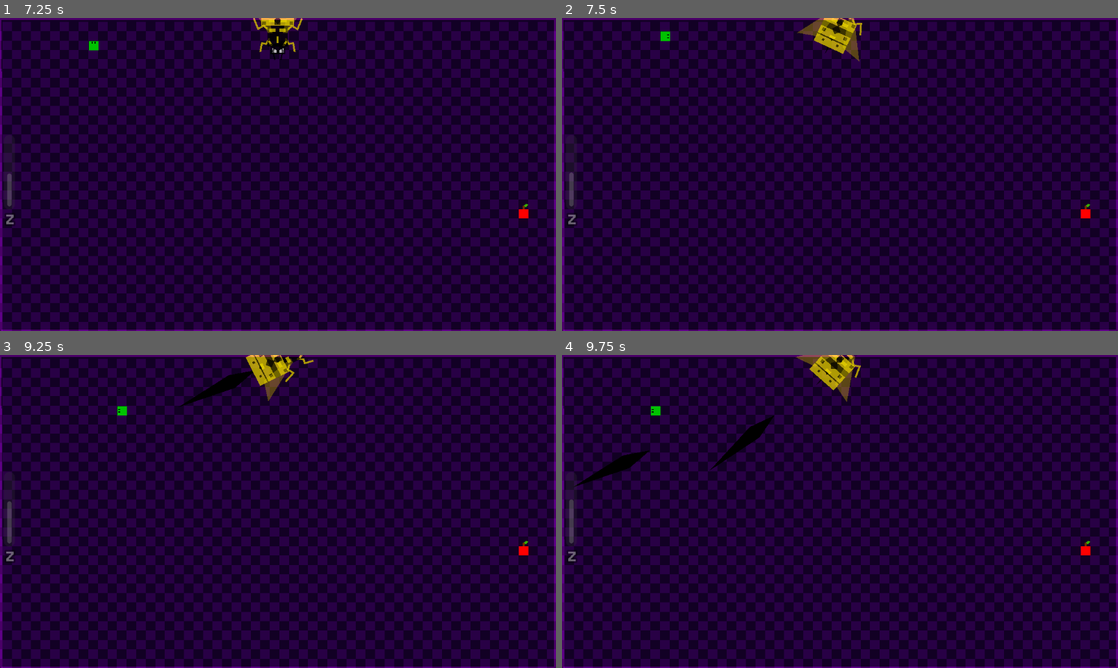
Above: before the commit, frames 1-4 (two rows, left to right).
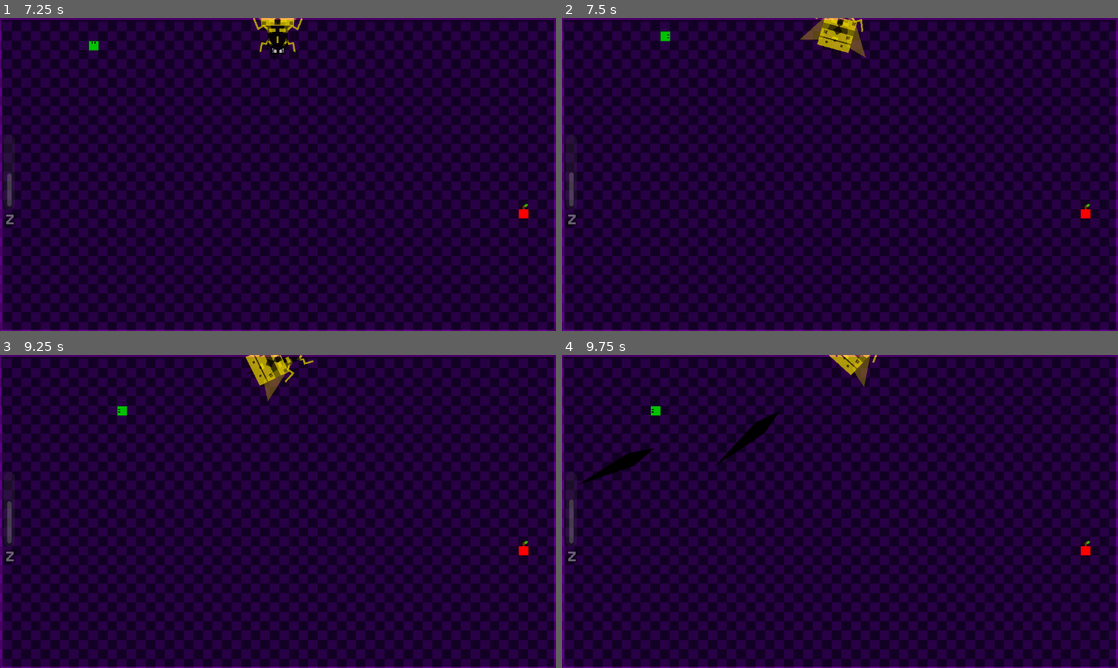
Above: after the commit, the same moments.

Repository: Kosm0-o/snakegame
Game: Godot game, scene res://scenes/testmap.tscn
Two runs of this game, one before a commit and one after it. Both use one fixed random seed, a clock stepped at 60 frames per second and the inputs below. This scene is started directly instead of the project's main scene. Sound files missing from this copy of the repository are replaced by a short silence.
Inputs (mouse positions are in pixels of both pictures, inside the frame that each line leads up to):
- Up to frame 1 (7.25 s): tap Enter at 0.5 s; move the mouse to (400, 158) at 0.52 s; hold D (right) 0.53-1.28 s; hold Z (ability1) 0.53-1.28 s; click (400, 158) at 0.67 s; move the mouse to (166, 190) at 1.27 s; hold S (down) 1.28-2.03 s; tap X (ability2) at 1.35, 4.35 s; move the mouse to (333, 105) at 2.02 s; hold D (right) 2.03-2.78 s; tap Alt at 2.1, 5.1 s; move the mouse to (250, 237) at 2.77 s; hold W (up) 2.78-3.53 s; tap Shift at 2.85, 5.85 s; click (250, 237) at 2.92 s; move the mouse to (444, 221) at 3.52 s; hold Z (ability1) 3.53-4.28 s; hold A (left) 3.53-5.03 s; move the mouse to (111, 127) at 4.27 s; move the mouse to (305, 174) at 5.02 s; hold S (down) 5.03-5.78 s; click (305, 174) at 5.17 s; tap Space at 5.75 s; move the mouse to (194, 96) at 5.77 s; hold D (right) 5.78-6.53 s; move the mouse to (400, 158) at 6.52 s; hold W (up) from 6.53 s (still down); hold Z (ability1) from 6.53 s (still down)
- Up to frame 2 (7.5 s): move the mouse to (728, 190) at 7.27 s; release W (up) at 7.28 s; release Z (ability1) at 7.28 s; hold D (right) from 7.28 s (still down); tap X (ability2) at 7.35 s; click (728, 190) at 7.42 s
- Up to frame 3 (9.25 s): move the mouse to (333, 442) at 8.02 s; release D (right) at 8.03 s; hold S (down) 8.03-8.78 s; tap Alt at 8.1 s; move the mouse to (250, 574) at 8.77 s; hold A (left) from 8.78 s (still down); tap Shift at 8.85 s
- Up to frame 4 (9.75 s): move the mouse to (1006, 558) at 9.52 s; release A (left) at 9.53 s; hold W (up) from 9.53 s (still down); hold Z (ability1) from 9.53 s (still down); click (1006, 558) at 9.67 s

Frame 1 is identical in both runs. In frame 2, 0.5% of the frame differs, in the area x 42-55%, y 0-14%; in frame 3, 0.4%; in frame 4, 1.1%, in the area x 2-57%, y 0-43%.

Commit message:
new attack for wasp
tryna fix a crash in the godot cache (heh that rhymes)

Diff:
--- a/scenes/attacks/dashtelegraph.tscn
+++ b/scenes/attacks/dashtelegraph.tscn
@@ -2,6 +2,21 @@
 
 [sub_resource type="CanvasItemMaterial" id="CanvasItemMaterial_x7ewp"]
 blend_mode = 1
+
+[sub_resource type="Animation" id="Animation_tdduq"]
+length = 0.001
+tracks/0/type = "value"
+tracks/0/imported = false
+tracks/0/enabled = true
+tracks/0/path = NodePath("shape:modulate")
+tracks/0/interp = 1
+tracks/0/loop_wrap = true
+tracks/0/keys = {
+"times": PackedFloat32Array(0),
+"transitions": PackedFloat32Array(1),
+"update": 0,
+"values": [Color(1, 1, 1, 0)]
+}
 
 [sub_resource type="Animation" id="Animation_v5oc1"]
 resource_name = "flash"
@@ -17,21 +32,6 @@
 "transitions": PackedFloat32Array(1, 1, 1, 1, 1, 1, 1, 1),
 "update": 0,
 "values": [Color(1, 1, 1, 0), Color(1, 1, 1, 0), Color(1, 1, 1, 1), Color(1, 1, 1, 0), Color(1, 1, 1, 1), Color(1, 1, 1, 0), Color(1, 1, 1, 1), Color(1, 1, 1, 0)]
-}
-
-[sub_resource type="Animation" id="Animation_tdduq"]
-length = 0.001
-tracks/0/type = "value"
-tracks/0/imported = false
-tracks/0/enabled = true
-tracks/0/path = NodePath("shape:modulate")
-tracks/0/interp = 1
-tracks/0/loop_wrap = true
-tracks/0/keys = {
-"times": PackedFloat32Array(0),
-"transitions": PackedFloat32Array(1),
-"update": 0,
-"values": [Color(1, 1, 1, 0)]
 }
 
 [sub_resource type="AnimationLibrary" id="AnimationLibrary_d830i"]
--- /dev/null
+++ b/scenes/attacks/stingerslamtelegraph.tscn
@@ -0,0 +1,149 @@
+[gd_scene load_steps=5 format=3 uid="uid://ce1k3ijcjoe2i"]
+
+[sub_resource type="Animation" id="Animation_jbfop"]
+length = 0.001
+tracks/0/type = "value"
+tracks/0/imported = false
+tracks/0/enabled = true
+tracks/0/path = NodePath("ColorRect:scale")
+tracks/0/interp = 1
+tracks/0/loop_wrap = true
+tracks/0/keys = {
+"times": PackedFloat32Array(0),
+"transitions": PackedFloat32Array(1),
+"update": 0,
+"values": [Vector2(1, 1)]
+}
+tracks/1/type = "value"
+tracks/1/imported = false
+tracks/1/enabled = true
+tracks/1/path = NodePath("ColorRect:visible")
+tracks/1/interp = 1
+tracks/1/loop_wrap = true
+tracks/1/keys = {
+"times": PackedFloat32Array(0),
+"transitions": PackedFloat32Array(1),
+"update": 1,
+"values": [true]
+}
+tracks/2/type = "value"
+tracks/2/imported = false
+tracks/2/enabled = true
+tracks/2/path = NodePath("warning:modulate")
+tracks/2/interp = 1
+tracks/2/loop_wrap = true
+tracks/2/keys = {
+"times": PackedFloat32Array(0),
+"transitions": PackedFloat32Array(1),
+"update": 0,
+"values": [Color(1, 1, 1, 0)]
+}
+tracks/3/type = "value"
+tracks/3/imported = false
+tracks/3/enabled = true
+tracks/3/path = NodePath("anim:current_animation")
+tracks/3/interp = 1
+tracks/3/loop_wrap = true
+tracks/3/keys = {
+"times": PackedFloat32Array(0),
+"transitions": PackedFloat32Array(1),
+"update": 1,
+"values": [""]
+}
+
+[sub_resource type="Animation" id="Animation_knwl2"]
+resource_name = "flash"
+length = 1.8
+tracks/0/type = "value"
+tracks/0/imported = false
+tracks/0/enabled = true
+tracks/0/path = NodePath("warning:modulate")
+tracks/0/interp = 1
+tracks/0/loop_wrap = true
+tracks/0/keys = {
+"times": PackedFloat32Array(0, 0.3, 0.6, 0.9, 1.2, 1.5, 1.8),
+"transitions": PackedFloat32Array(1, 1, 1, 1, 1, 1, 1),
+"update": 0,
+"values": [Color(1, 1, 1, 0), Color(1, 1, 1, 1), Color(1, 1, 1, 0), Color(1, 1, 1, 1), Color(1, 1, 1, 0), Color(1, 1, 1, 1), Color(1, 1, 1, 0)]
+}
+tracks/1/type = "value"
+tracks/1/imported = false
+tracks/1/enabled = true
+tracks/1/path = NodePath("anim:current_animation")
+tracks/1/interp = 1
+tracks/1/loop_wrap = true
+tracks/1/keys = {
+"times": PackedFloat32Array(1.8),
+"transitions": PackedFloat32Array(1),
+"update": 1,
+"values": [&"slam"]
+}
+
+[sub_resource type="Animation" id="Animation_pmeex"]
+resource_name = "slam"
+tracks/0/type = "value"
+tracks/0/imported = false
+tracks/0/enabled = true
+tracks/0/path = NodePath("ColorRect:scale")
+tracks/0/interp = 1
+tracks/0/loop_wrap = true
+tracks/0/keys = {
+"times": PackedFloat32Array(0, 0.4, 0.9, 1),
+"transitions": PackedFloat32Array(1, 1, 1, 1),
+"update": 0,
+"values": [Vector2(1, 1), Vector2(3.28, 3.28), Vector2(13.05, 13.05), Vector2(25.045, 25.045)]
+}
+tracks/1/type = "value"
+tracks/1/imported = false
+tracks/1/enabled = true
+tracks/1/path = NodePath("ColorRect:visible")
+tracks/1/interp = 1
+tracks/1/loop_wrap = true
+tracks/1/keys = {
+"times": PackedFloat32Array(0, 1),
+"transitions": PackedFloat32Array(1, 1),
+"update": 1,
+"values": [true, false]
+}
+
+[sub_resource type="AnimationLibrary" id="AnimationLibrary_67but"]
+_data = {
+&"RESET": SubResource("Animation_jbfop"),
+&"flash": SubResource("Animation_knwl2"),
+&"slam": SubResource("Animation_pmeex")
+}
+
+[node name="stingerslamtelegraph" type="Node2D"]
+
+[node name="ColorRect" type="ColorRect" parent="."]
+offset_left = -6.5
+offset_top = -6.5
+offset_right = 6.5
+offset_bottom = 6.5
+rotation = 0.785398
+pivot_offset = Vector2(6.5, 6.5)
+color = Color(0, 0, 0, 1)
+
+[node name="warning" type="Node2D" parent="."]
+modulate = Color(1, 1, 1, 0)
+
+[node name="Line2D" type="Line2D" parent="warning"]
+points = PackedVector2Array(-120, 0, 0, -120, 120, 0, 0, 120)
+closed = true
+default_color = Color(1, 0, 0, 1)
+
+[node name="Line2D2" type="Line2D" parent="warning"]
+points = PackedVector2Array(0, -54, 0, 24)
+width = 16.24
+default_color = Color(1, 0, 0, 0.760784)
+
+[node name="Line2D3" type="Line2D" parent="warning"]
+position = Vector2(0, -12)
+points = PackedVector2Array(0, 52, 0, 69)
+width = 19.95
+default_color = Color(1, 0, 0, 0.760784)
+
+[node name="anim" type="AnimationPlayer" parent="."]
+libraries = {
+&"": SubResource("AnimationLibrary_67but")
+}
--- a/scenes/bosses/waspboss.tscn
+++ b/scenes/bosses/waspboss.tscn
@@ -34,9 +34,63 @@
 resource_name = "ready"
 length = 5.0
 
+[sub_resource type="Animation" id="Animation_i4cpt"]
+resource_name = "dash"
+tracks/0/type = "method"
+tracks/0/imported = false
+tracks/0/enabled = true
+tracks/0/path = NodePath(".")
+tracks/0/interp = 1
+tracks/0/loop_wrap = true
+tracks/0/keys = {
+"times": PackedFloat32Array(0),
+"transitions": PackedFloat32Array(1),
+"values": [{
+"args": [],
+"method": &"dash"
+}]
+}
+
+[sub_resource type="Animation" id="Animation_6dkiy"]
+resource_name = "stingerspray"
+tracks/0/type = "method"
+tracks/0/imported = false
+tracks/0/enabled = true
+tracks/0/path = NodePath(".")
+tracks/0/interp = 1
+tracks/0/loop_wrap = true
+tracks/0/keys = {
+"times": PackedFloat32Array(0),
+"transitions": PackedFloat32Array(1),
+"values": [{
+"args": [],
+"method": &"stingerspray"
+}]
+}
+
+[sub_resource type="Animation" id="Animation_psgc1"]
+resource_name = "stingerslam"
+tracks/0/type = "method"
+tracks/0/imported = false
+tracks/0/enabled = true
+tracks/0/path = NodePath(".")
+tracks/0/interp = 1
+tracks/0/loop_wrap = true
+tracks/0/keys = {
+"times": PackedFloat32Array(0),
+"transitions": PackedFloat32Array(1),
+"values": [{
+"args": [],
+"method": &"stinger_slam"
+}]
+}
+
 [sub_resource type="AnimationLibrary" id="AnimationLibrary_mkn7w"]
 _data = {
-&"ready": SubResource("Animation_kqy47")
+&"dash": SubResource("Animation_i4cpt"),
+&"ready": SubResource("Animation_kqy47"),
+&"stingerslam": SubResource("Animation_psgc1"),
+&"stingerspray": SubResource("Animation_6dkiy")
 }
 
 [node name="waspboss" type="Node2D"]
@@ -312,6 +366,7 @@
 [node name="hitbox" type="Area2D" parent="shape"]
 position = Vector2(-33.0303, 0)
 collision_layer = 32
+monitoring = false
 monitorable = false
 
 [node name="CollisionShape2D" type="CollisionShape2D" parent="shape/hitbox"]
--- a/scripts/waspboss.gd
+++ b/scripts/waspboss.gd
@@ -2,7 +2,7 @@
 
 @export var markers : Node2D
 
-var attacks : Array = ["dash", "stingerspray", "triplebite", "buzzbomb"]
+var attacks : Array = ["dash", "stingerspray", "stingerslam"]#, "buzzbomb"]
 var start : bool = false
 
 var maxhp : int = 64
@@ -38,7 +38,7 @@
 	if start and not $attackplayer.is_playing() and not attacking and not stunned:
 		attacking = true
 		var atk = attacks.pick_random()
-		stingerspray()#$attackplayer.play(atk)
+		$attackplayer.play(atk)
 
 func dash():
 	hide()
@@ -60,6 +60,7 @@
 		await a.animation_finished
 	dashtelegraph.queue_free()
 	$shape/hitbox.set_deferred("monitorable", true)
+	$shape/hitbox.set_deferred("monitoring", true)
 	if not stunned:
 		var dtween = create_tween().set_trans(Tween.TRANS_CUBIC).set_ease(Tween.EASE_OUT)
 		var dpos = Vector2.ZERO
@@ -73,30 +74,58 @@
 		await dtween.finished
 	global_position = markers.get_node("origin").global_position
 	$shape/hitbox.set_deferred("monitorable", false)
+	$shape/hitbox.set_deferred("monitoring", false)
 	var rtween2 = create_tween().set_trans(Tween.TRANS_CUBIC).set_ease(Tween.EASE_OUT)
 	rtween2.tween_property($shape, "rotation_degrees", 0, 0.4)
 	await rtween2.finished
 	attacking = false
 
 func stingerspray():
+	if stunned: return
 	var stween = create_tween().set_trans(Tween.TRANS_CUBIC).set_ease(Tween.EASE_OUT)
 	var o = 64 * [1, -1].pick_random()
 	stween.tween_property(self, "rotation_degrees", 180 + o, 0.4)
 	await stween.finished
 	await get_tree().create_timer(1.5).timeout
-	var rtween = create_tween()
-	rtween.tween_property(self, "rotation_degrees", 180 - o, 3.0)
-	var instances = randi_range(3, 9)
-	for i in range(instances):
-		spawn_stinger()
-		await get_tree().create_timer(3.0 / instances).timeout
-	await rtween.finished
+	if not stunned:
+		var rtween = create_tween()
+		rtween.tween_property(self, "rotation_degrees", 180 - o, 3.0)
+		var instances = randi_range(3, 9)
+		for i in range(instances):
+			if stunned: continue
+			var tween = create_tween().set_ease(Tween.EASE_OUT)
+			var pos = global_position
+			tween.tween_property(self, "global_position", global_position + global_transform.y * 50, 0.2).set_trans(Tween.TRANS_BOUNCE)
+			tween.tween_property(self, "global_position", pos, 0.2).set_trans(Tween.TRANS_CUBIC)
+			var stinger = spawn_stinger()
+			stinger.global_position = $stingerpos.global_position
+			stinger.rotation_degrees = rotation_degrees - 90.0
+			await get_tree().create_timer(3.0 / instances).timeout
+	var rtween2 = create_tween().set_trans(Tween.TRANS_CUBIC).set_ease(Tween.EASE_OUT)
+	rtween2.tween_property(self, "rotation_degrees", 0.0, 0.4)
+	await rtween2.finished
+	attacking = false
 
 func spawn_stinger():
 	var stinger = preload("res://scenes/attacks/stingerprojectile.tscn").instantiate()
 	get_tree().current_scene.add_child(stinger)
-	stinger.global_position = $stingerpos.global_position
-	stinger.rotation_degrees = rotation_degrees - 90.0
+	return stinger
+
+func stinger_slam():
+	if stunned: return
+	var telegraph = preload("res://scenes/attacks/stingerslamtelegraph.tscn").instantiate()
+	get_tree().current_scene.add_child(telegraph)
+	telegraph.global_position = global.player.snake.front() * global.tilesize + global.offset
+	var t : AnimationPlayer = telegraph.get_node("anim")
+	t.play("flash")
+	await t.animation_finished
+	if stunned: return
+	for i in range(8):
+		var stinger = spawn_stinger()
+		stinger.global_position = telegraph.global_position
+		stinger.rotation_degrees = (360 / 8) * i
+	telegraph.queue_free()
+	attacking = false
 
 func damage(amt : int, color : Color):
 	hp -= amt
Not shown: 1 places in scenes/bosses/waspboss.tscn that only renumber resources
